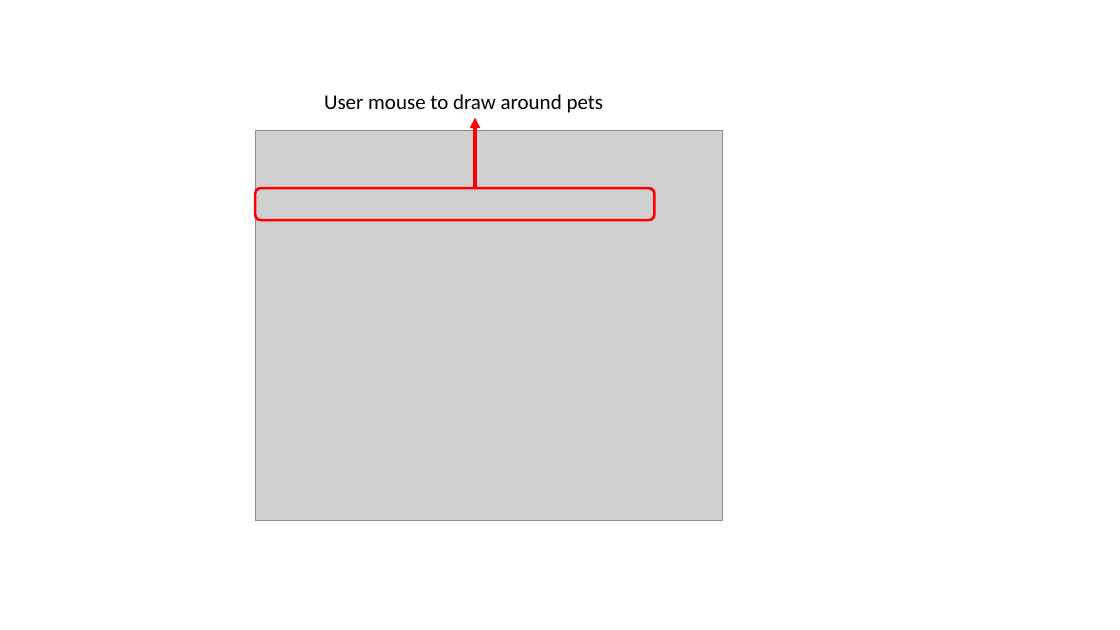
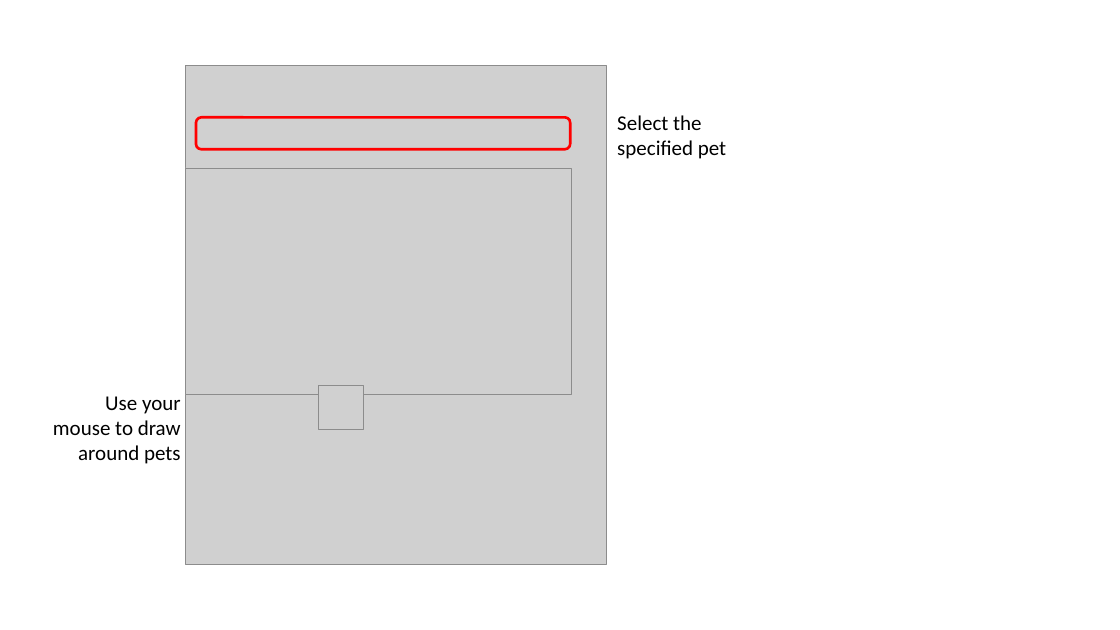
Before and after one commit to SinaMohseni/Text-classification-explanation-evaluation, a slide deck: slide 6 of user-study/instructions/Instructions.pptx. Drawn at 1120x630 pixels with LibreOffice and Linux fonts; fonts in the diff are those of the drawing; grey boxes stand for pictures. Boxes give left, top, right and bottom in pixels: in the first picture for what was removed or moved away, otherwise in the second. Text is boxed around its words. In the diff, an @@ line names an element or a change of style, - is before the commit and + after.

```diff
--- a/user-study/instructions/Instructions.pptx
+++ b/user-study/instructions/Instructions.pptx
@@ picture: place and size @@
-picture at [255, 130, 723, 520]
+picture at [186, 66, 607, 565]
@@ rounded rectangle: place and size @@
-rounded rectangle at [255, 188, 655, 220]
+rounded rectangle at [196, 118, 571, 150]
@@ arrow removed from (476, 187) to (476, 118) @@
@@ text added at [617, 115, 726, 159], 18 pt, text #000000 @@
+Select the specified pet
@@ picture added at [186, 168, 572, 395] @@
@@ picture added at [318, 385, 363, 429] @@
@@ text at [53, 396, 181, 464]: text changed @@
-User mouse to draw around pets
+Use your mouse to draw around pets
```
Also in this commit, not shown: 6 other slides changed, 16 other files.
